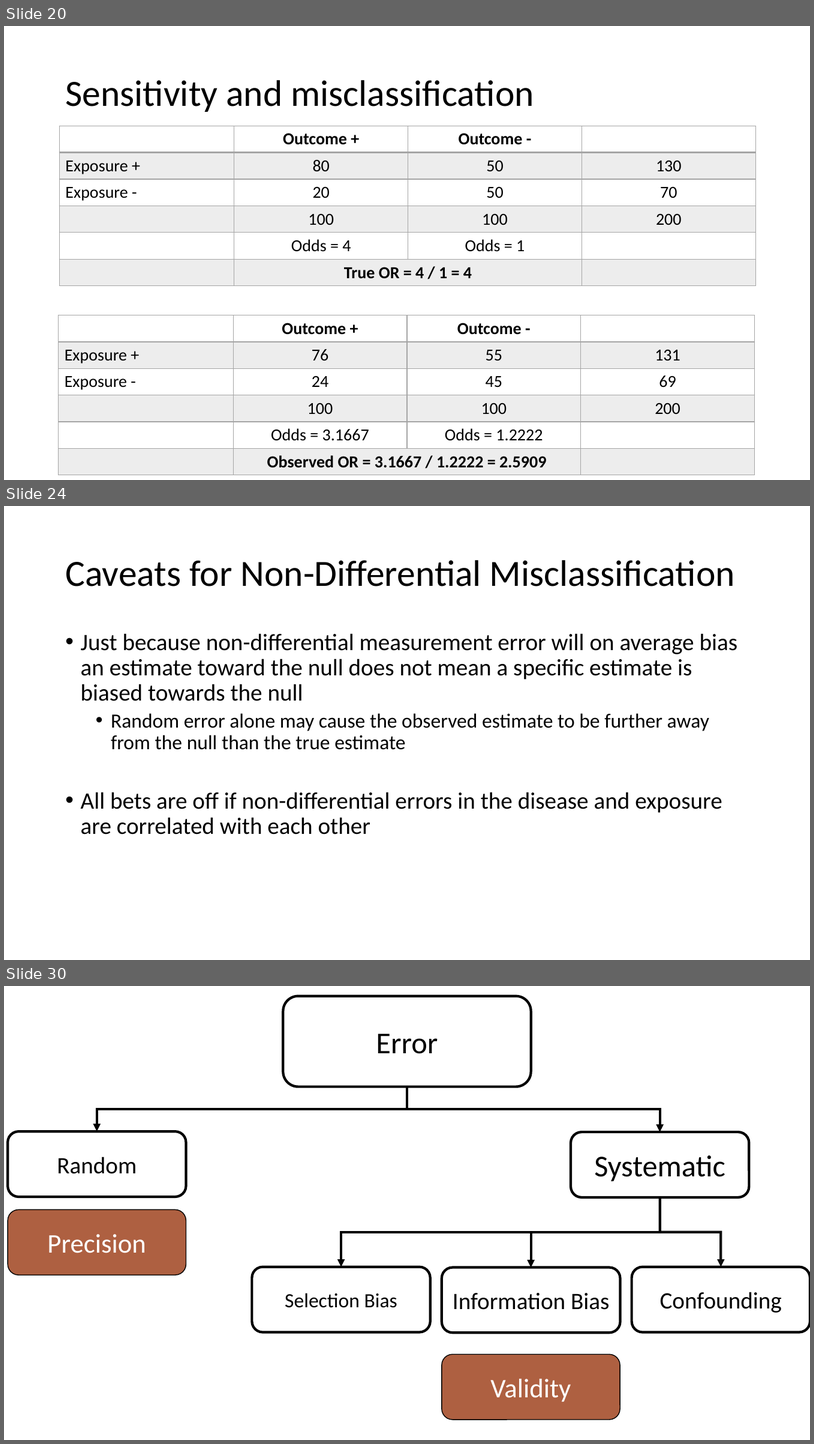
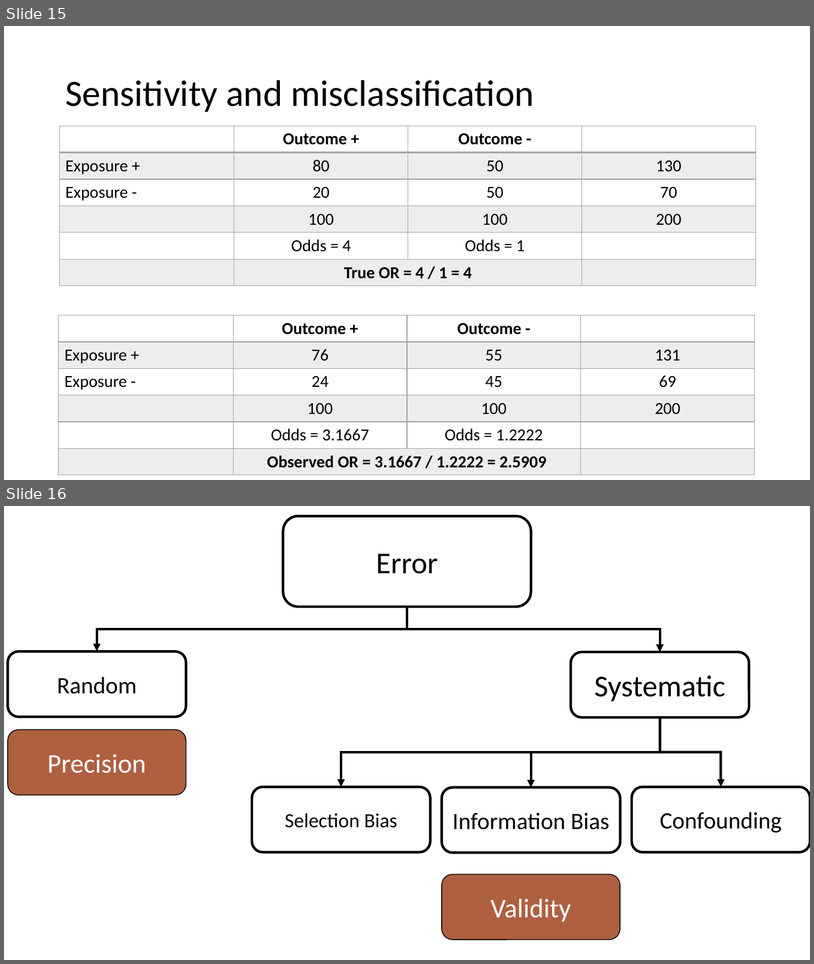
Before and after one commit to brad-cannell/r4epi, a slide deck: img/10_part_epi_foundations/11_systematic_error/Systematic Error.pptx. Shown one above the other, each under a label of ours: slides 20, 24 and 30 before the commit, slides 15 and 16 after it; the slides between them are not shown. The pictures are 814x1444 and 814x964 pixels, drawn with LibreOffice and Linux fonts; fonts in the diff are those of the drawing. Boxes give left, top, right and bottom in pixels: in the first picture for what was removed or moved away, otherwise in the second. Text is boxed around its words. In the diff, an @@ line names an element or a change of style, - is before the commit and + after.

Commit message:
Move systematic error PP slides to R4Epi

```diff
--- a/img/10_part_epi_foundations/11_systematic_error/Systematic Error.pptx
+++ b/img/10_part_epi_foundations/11_systematic_error/Systematic Error.pptx
@@ slide 24 removed at [4, 506, 810, 960], background #FFFFFF @@
@@ title removed at [65, 560, 735, 586] @@
-Caveats for Non-Differential Misclassification
@@ text removed at [81, 633, 738, 834] @@
-• Just because non-differential measurement error will on average bias an estimate toward the null does not mean a specific estimate is biased towards the null
-  • Random error alone may cause the observed estimate to be further away from the null than the true estimate
-• All bets are off if non-differential errors in the disease and exposure are correlated with each other
@@ what was slide 20 is now slide 15 @@
@@ what was slide 30 is now slide 16 @@
```
Also in this commit, not shown: 2 slides changed, 13 other slides removed, 39 other files.
